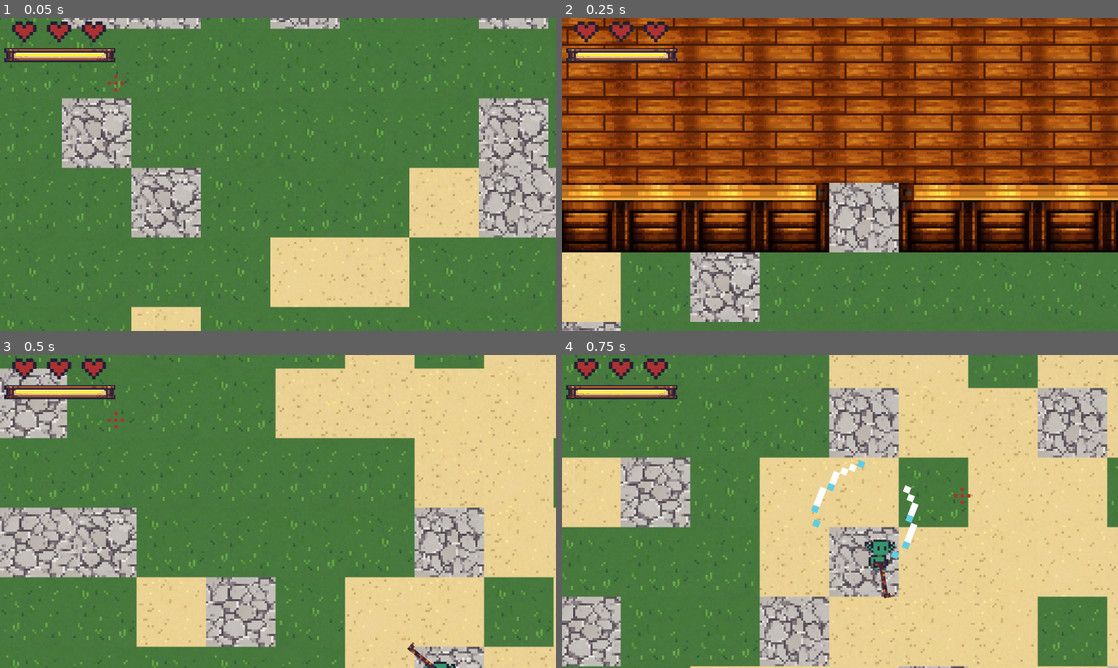
Above: before the commit, frames 1-4 (two rows, left to right).
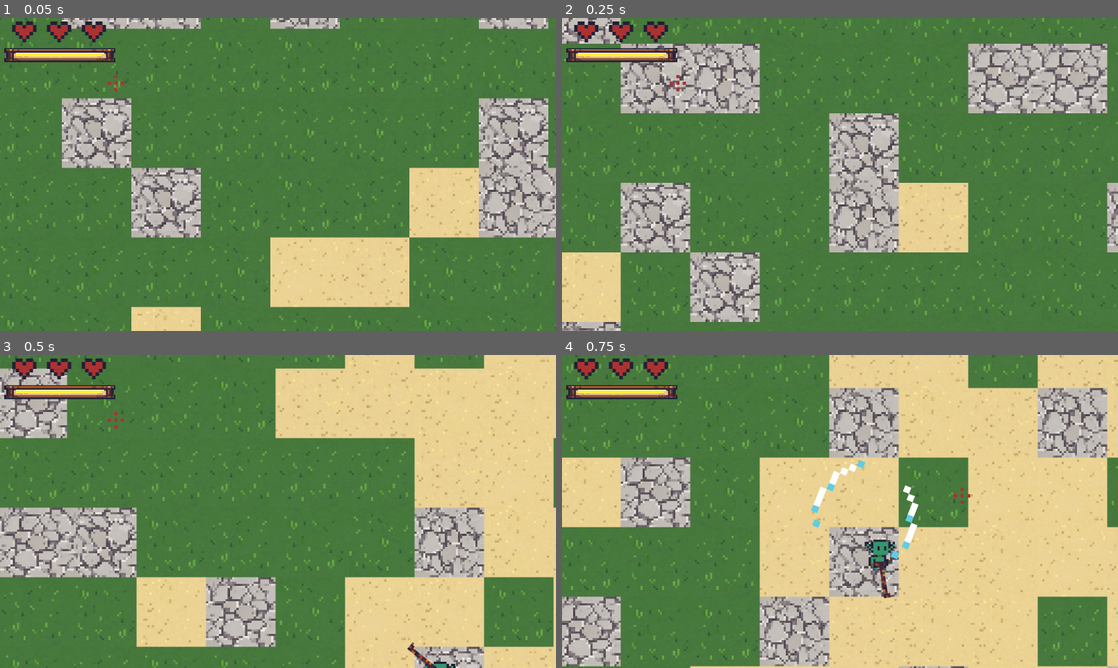
Above: after the commit, the same moments.

Repository: futurediffusion/nuclear-sand-box
Game: Godot game, scene res://scenes/main.tscn
Same seed, same stepped clock (60 frames per second), same inputs: the game is played once before the commit and once after it. The project has no main scene, so this scene is started directly. Sound files missing from this copy of the repository are replaced by a short silence.
Inputs (mouse positions are in pixels of both pictures, inside the frame that each line leads up to):
- Up to frame 1 (0.05 s): no input
- Up to frame 2 (0.25 s): no input
- Up to frame 3 (0.5 s): no input
- Up to frame 4 (0.75 s): tap Enter at 0.5 s; move the mouse to (962, 495) at 0.52 s; hold Right (move_right) from 0.53 s (still down); click (962, 495) at 0.6 s

Frame 1 is identical in both runs. In frame 2, 71% of the frame differs, in the area x 0-100%, y 0-75%; in frame 3, nothing differs; in frame 4, nothing differs.

Commit message:
Fix unique tavern spawn and enforce tavern safe radius

Diff:
--- a/scripts/world/world.gd
+++ b/scripts/world/world.gd
@@ -236,10 +236,14 @@
 
 const INVALID_SPAWN_TILE := Vector2i(999999, 999999)
 const SAFE_PLAYER_SPAWN_RADIUS_TILES := 3
+const TAVERN_SAFE_RADIUS_TILES: int = 20
 const SPAWN_MAX_TRIES := 30
 const COPPER_FOOTPRINT_RADIUS_TILES := 0
 const CAMP_FOOTPRINT_RADIUS_TILES := 2
 const DEBUG_SPAWN: bool = true
+
+var tavern_tile: Vector2i = Vector2i(0, 0)
+var has_tavern: bool = false
 
 func _debug_spawn_report(chunk_key: Vector2i, player_tile: Vector2i, chosen_tile: Vector2i, reason: String) -> void:
 	if not DEBUG_SPAWN:
@@ -261,8 +265,11 @@
 			"camps": [],
 			"placed_tiles": []
 		}
-		# 10% de probabilidad de taberna
-		generate_tavern_in_chunk(chunk_pos)
+		# --- TABERNA: SOLO 1 VEZ (BUGFIX) ---
+		# Solo generar taberna en el chunk del spawn (chunk del jugador al inicio).
+		var spawn_chunk: Vector2i = _tile_to_chunk(spawn_tile)
+		if chunk_pos == spawn_chunk and not has_tavern:
+			generate_tavern_in_chunk(chunk_pos)
 		chunk_occupied_tiles[chunk_pos] = {}
 	else:
 		return
@@ -301,7 +308,7 @@
 	var copper_spawn_failed_logged := false
 
 	for i in range(attempts):
-		var tpos: Vector2i = _find_valid_spawn_tile(chunk_pos, player_tile, SAFE_PLAYER_SPAWN_RADIUS_TILES, SPAWN_MAX_TRIES, rng, COPPER_FOOTPRINT_RADIUS_TILES)
+		var tpos: Vector2i = _find_valid_spawn_tile(chunk_pos, player_tile, TAVERN_SAFE_RADIUS_TILES, SPAWN_MAX_TRIES, rng, COPPER_FOOTPRINT_RADIUS_TILES)
 		if tpos == INVALID_SPAWN_TILE:
 			if not copper_spawn_failed_logged:
 				_debug_spawn_report(chunk_pos, player_tile, INVALID_SPAWN_TILE, "CANCEL: no valid tile after tries")
@@ -351,7 +358,7 @@
 		var camp_tile := _find_nearby_tile(rng, copper_tile, 6, 14) # cerca (6-14 tiles)
 		if camp_tile == INVALID_SPAWN_TILE:
 			continue
-		if not _is_spawn_tile_valid(chunk_pos, camp_tile, player_tile, SAFE_PLAYER_SPAWN_RADIUS_TILES, CAMP_FOOTPRINT_RADIUS_TILES):
+		if not _is_spawn_tile_valid(chunk_pos, camp_tile, player_tile, TAVERN_SAFE_RADIUS_TILES, CAMP_FOOTPRINT_RADIUS_TILES):
 			continue
 
 		chunk_save[chunk_pos]["camps"].append({
@@ -365,7 +372,7 @@
 	for r in range(random_camps):
 		var try_tile: Vector2i = INVALID_SPAWN_TILE
 		for i in range(SPAWN_MAX_TRIES):
-			var candidate: Vector2i = _find_valid_spawn_tile(chunk_pos, player_tile, SAFE_PLAYER_SPAWN_RADIUS_TILES, SPAWN_MAX_TRIES, rng, CAMP_FOOTPRINT_RADIUS_TILES)
+			var candidate: Vector2i = _find_valid_spawn_tile(chunk_pos, player_tile, TAVERN_SAFE_RADIUS_TILES, SPAWN_MAX_TRIES, rng, CAMP_FOOTPRINT_RADIUS_TILES)
 			if candidate == INVALID_SPAWN_TILE:
 				break
 			if not _is_close_to_any(candidate, copper_positions, 10):
@@ -451,6 +458,11 @@
 
 			if probe.distance_to(player_tile) <= float(safe_radius_tiles):
 				return false
+
+			if has_tavern and safe_radius_tiles > 0:
+				var dist_to_tavern: int = probe.distance_to(tavern_tile)
+				if dist_to_tavern <= safe_radius_tiles:
+					return false
 
 			var occ: Dictionary = chunk_occupied_tiles.get(chunk_key, {})
 			if occ.has(probe):
@@ -497,6 +509,11 @@
 
 			if probe.distance_to(player_tile) <= float(safe_radius_tiles):
 				return "inside_safe_radius"
+
+			if has_tavern and safe_radius_tiles > 0:
+				var dist_to_tavern: int = probe.distance_to(tavern_tile)
+				if dist_to_tavern <= safe_radius_tiles:
+					return "inside_tavern_safe_radius"
 
 			if occ.has(probe):
 				return "occupied"
@@ -655,3 +672,7 @@
 	for y in range(y0 + 2, y1):
 		_place_tile_persistent(chunk_pos, LAYER_WALLS, Vector2i(x0, y), SRC_WALLS, ROOF_VERTICAL)
 		_place_tile_persistent(chunk_pos, LAYER_WALLS, Vector2i(x1, y), SRC_WALLS, ROOF_VERTICAL)
+
+	# Guardamos el "centro" de la taberna para usarlo como zona segura.
+	tavern_tile = Vector2i(x0 + w / 2, y0 + h / 2)
+	has_tavern = true
